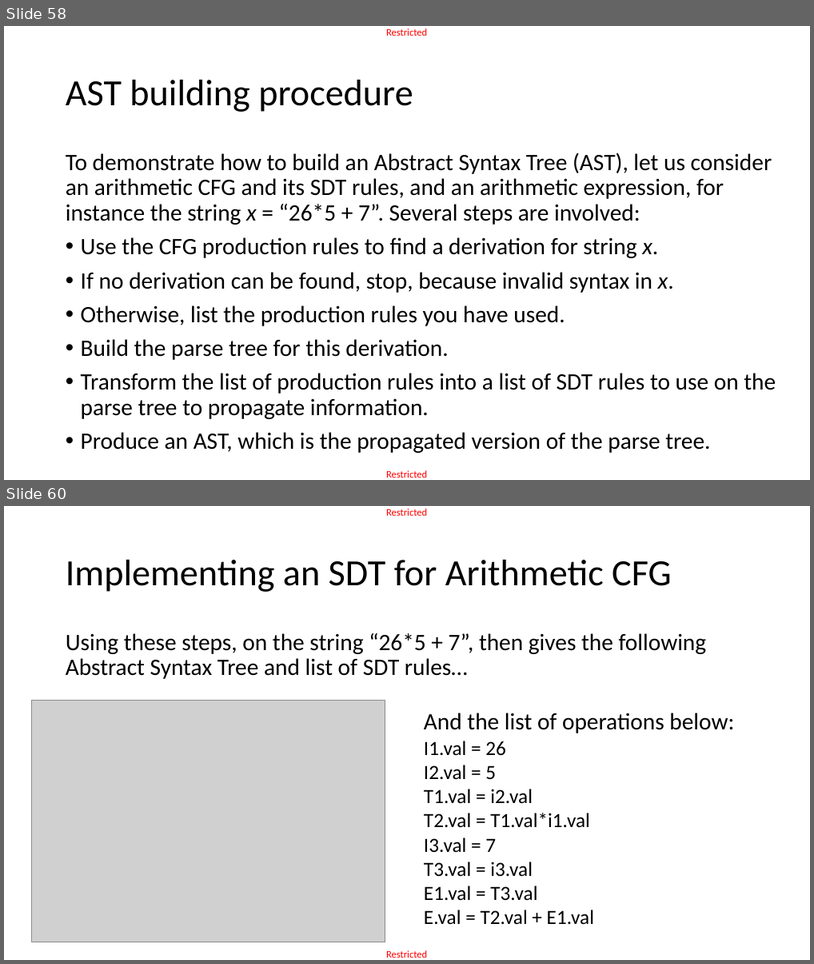
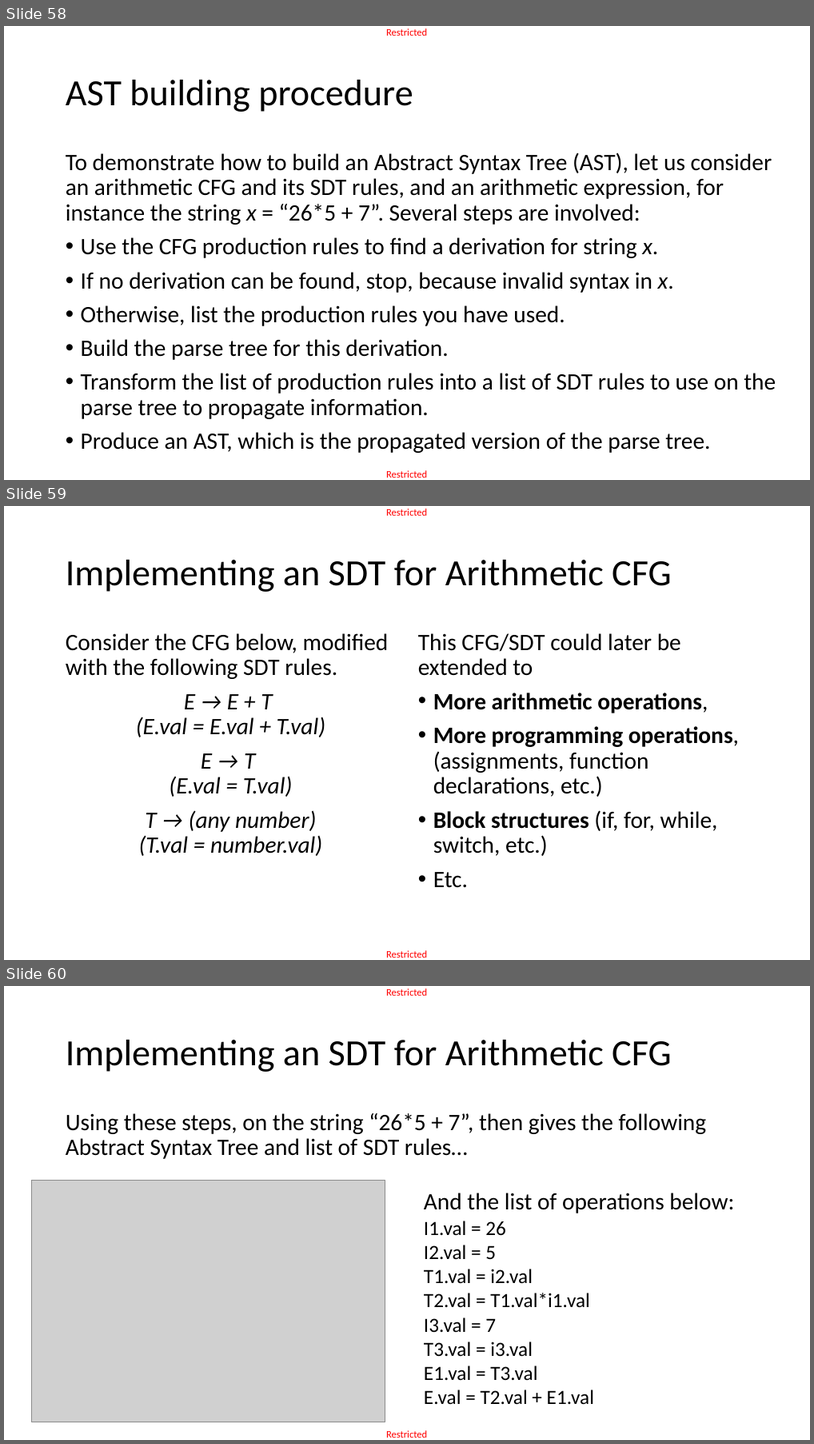
Before and after one commit to matthieudemari/SUTD_PLC_50_051, a slide deck: W10/W10S3/W10S3.pptx. Shown one above the other, each under a label of ours: slides 58 and 60 before the commit, slides 58, 59 and 60 after it; the slides between them are not shown. The pictures are 814x964 and 814x1444 pixels, drawn with LibreOffice and Linux fonts; fonts in the diff are those of the drawing; grey boxes stand for pictures. Boxes give left, top, right and bottom in pixels: in the first picture for what was removed or moved away, otherwise in the second. Text is boxed around its words. In the diff, an @@ line names an element or a change of style, - is before the commit and + after.

Commit message:
Big commit, have not done in a while, W10-11 finalized.

```diff
--- a/W10/W10S3/W10S3.pptx
+++ b/W10/W10S3/W10S3.pptx
@@ slide 59 added at [4, 506, 810, 960], background #FFFFFF; not listed: 2 template elements that a slide beside it also shows @@
@@ title added at [66, 560, 672, 592], 44 pt, text #000000 @@
+Implementing an SDT for Arithmetic CFG
@@ text added at [66, 633, 389, 856], 28 pt, text #000000, italic @@
+Consider the CFG below, modified with the following SDT rules.
+E → E + T
+(E.val = E.val + T.val)
+E → T
+(E.val = T.val)
+T → (any number)
+(T.val = number.val)
@@ text added at [418, 633, 739, 888], 28 pt, text #000000 @@
+This CFG/SDT could later be extended to
+• More arithmetic operations,
+• More programming operations, (assignments, function declarations, etc.)
+• Block structures (if, for, while, switch, etc.)
+• Etc.
```
Also in this commit, not shown: 5 slides changed, 1 slide removed, 14 other files.
